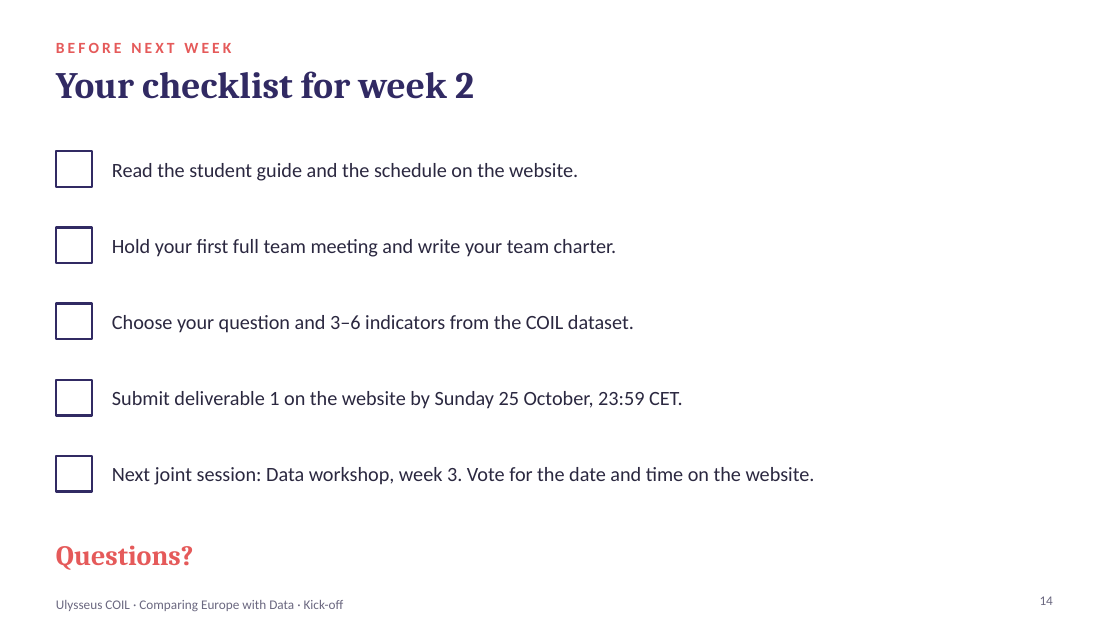
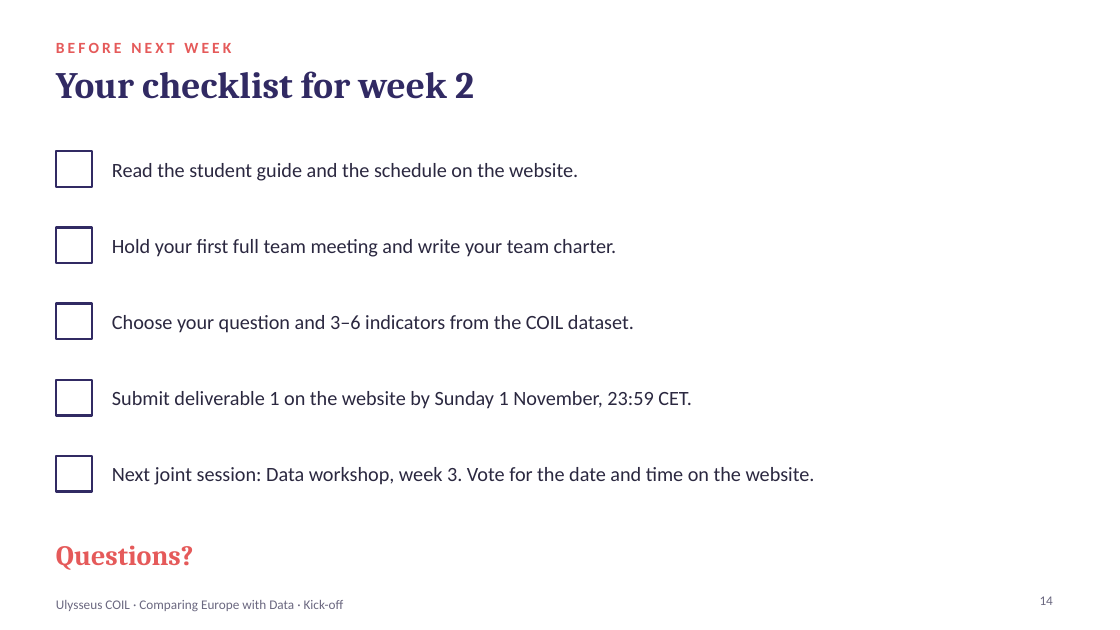
Before and after one commit to coil-europe/coil-europe.github.io, a slide deck: slide 14 of docs/slides/COIL_1_kickoff.pptx. Drawn at 1120x630 pixels with LibreOffice and Linux fonts; fonts in the diff are those of the drawing. Boxes give left, top, right and bottom in pixels: in the first picture for what was removed or moved away, otherwise in the second. Text is boxed around its words. In the diff, an @@ line names an element or a change of style, - is before the commit and + after.

```diff
--- a/docs/slides/COIL_1_kickoff.pptx
+++ b/docs/slides/COIL_1_kickoff.pptx
@@ text at (112,391,692,409): text changed @@
-Submit deliverable 1 on the website by Sunday 25 October, 23:59 CET.
+Submit deliverable 1 on the website by Sunday 1 November, 23:59 CET.
```
Also in this commit, not shown: 6 other slides changed, 14 other files.
